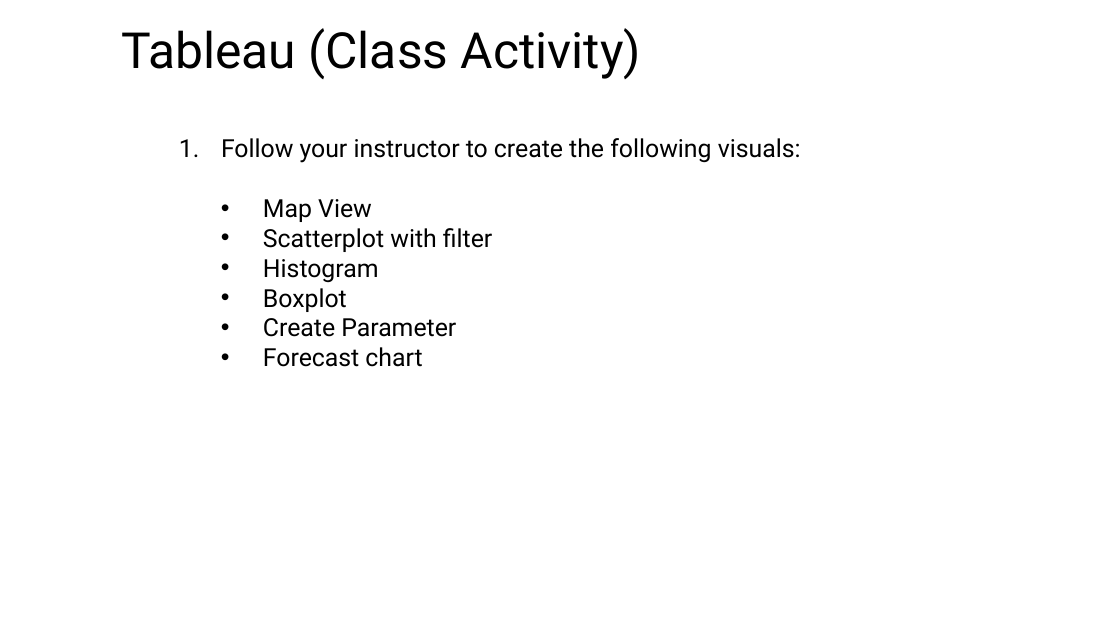
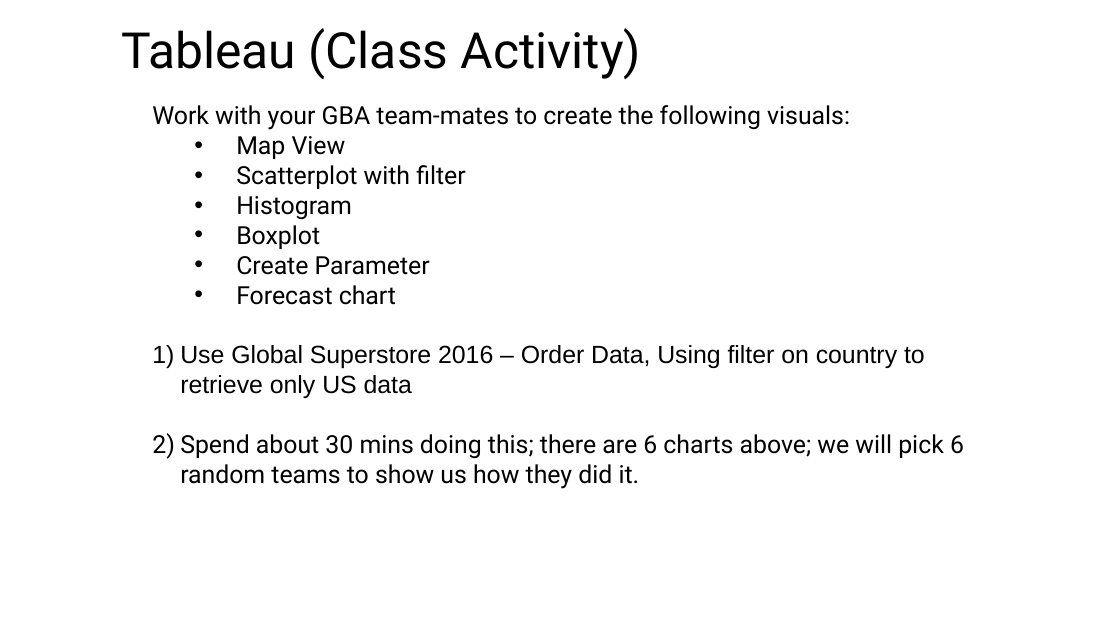
Before and after one commit to munishkumar-gh/munishkumar-gh.github.io, a slide deck: slide 31 of SuSS/ANL201 Study Unit 5_2021 - Lecturer.pptx. Drawn at 1120x630 pixels with LibreOffice and Linux fonts; fonts in the diff are those of the drawing; background and template pictures are left out. Boxes give left, top, right and bottom in pixels: in the first picture for what was removed or moved away, otherwise in the second. Text is boxed around its words. In the diff, an @@ line names an element or a change of style, - is before the commit and + after.

```diff
--- a/SuSS/ANL201 Study Unit 5_2021 - Lecturer.pptx
+++ b/SuSS/ANL201 Study Unit 5_2021 - Lecturer.pptx
@@ text "Work with your GBA team-mates ...": place and size @@
-text "Work with your GBA team-mates ..." at [221,138,801,367]
+text "Work with your GBA team-mates ..." at [152,105,964,489]
@@ text at [152,105,850,130]: text changed @@
-1. Follow your instructor to create the following visuals:
+Work with your GBA team-mates to create the following visuals:
@@ text at [180,345,964,489]: paragraphs added @@
+1) Use Global Superstore 2016 – Order Data, Using filter on country to retrieve only US data
+2) Spend about 30 mins doing this; there are 6 charts above; we will pick 6 random teams to show us how they did it.
```
Also in this commit, not shown: 3 other slides changed, 16 other files.
